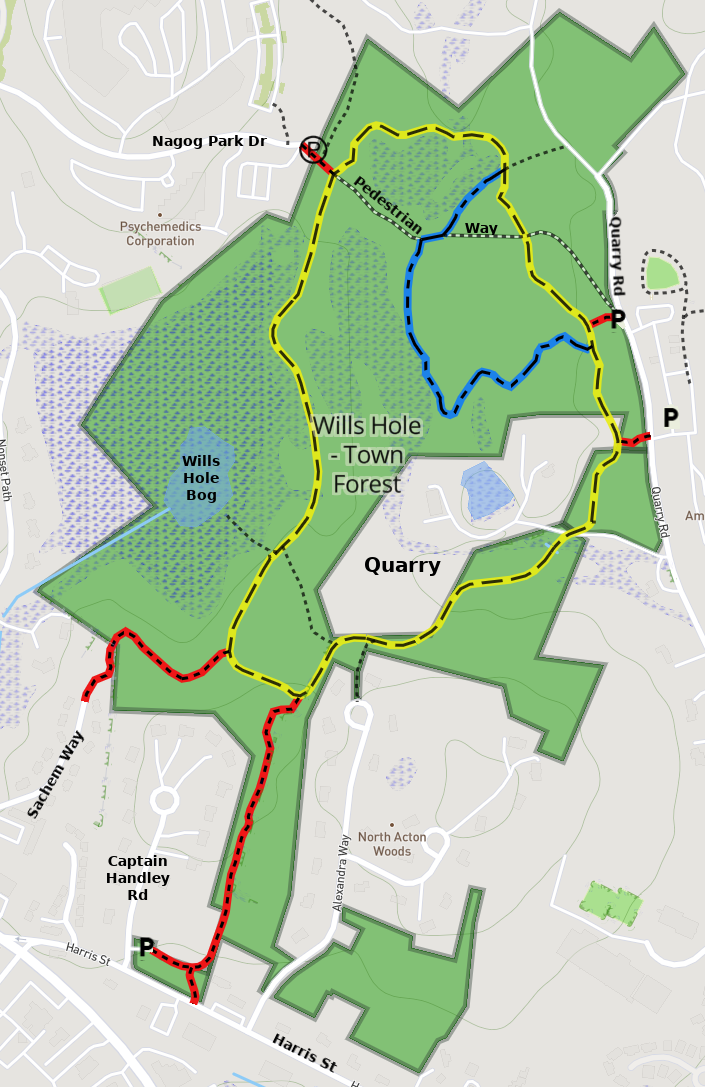
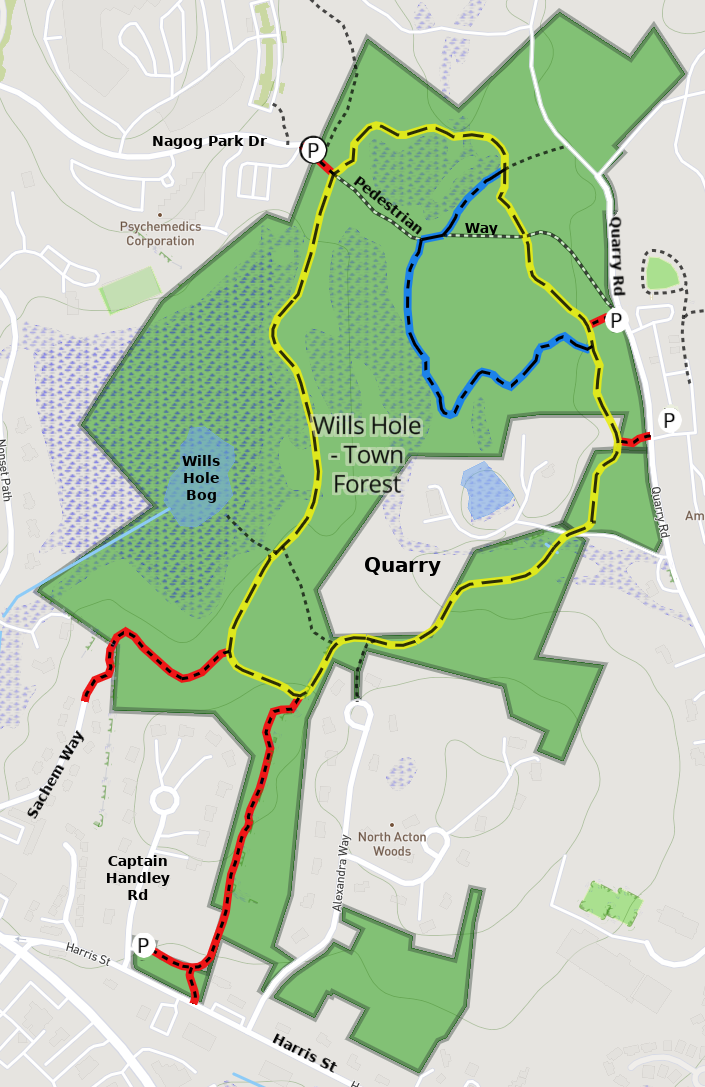
Two versions of the same layered image (705px x 1087px). Layer-by-layer changes:
added layer "Layer" above "Harris St" over [132, 138, 682, 958]
